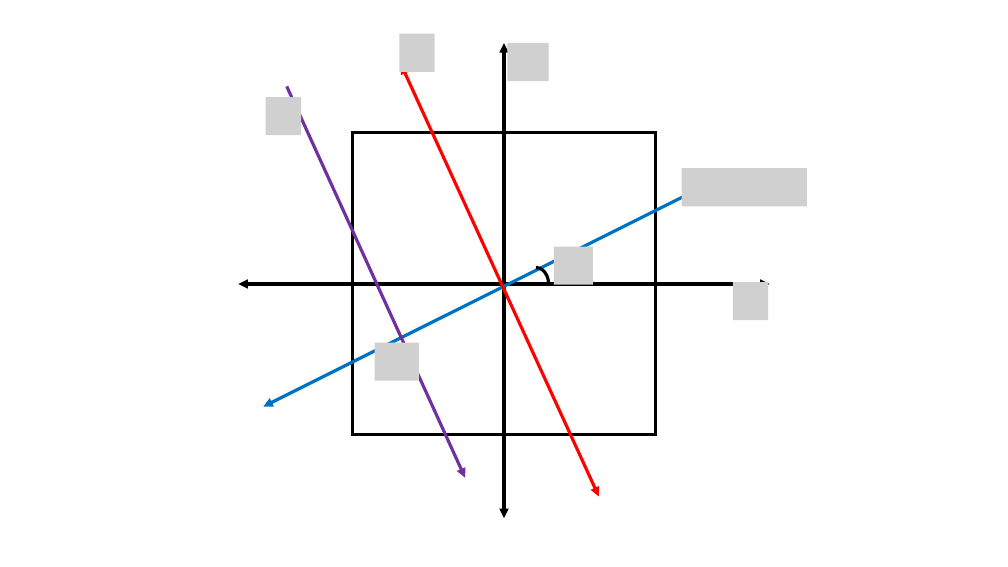
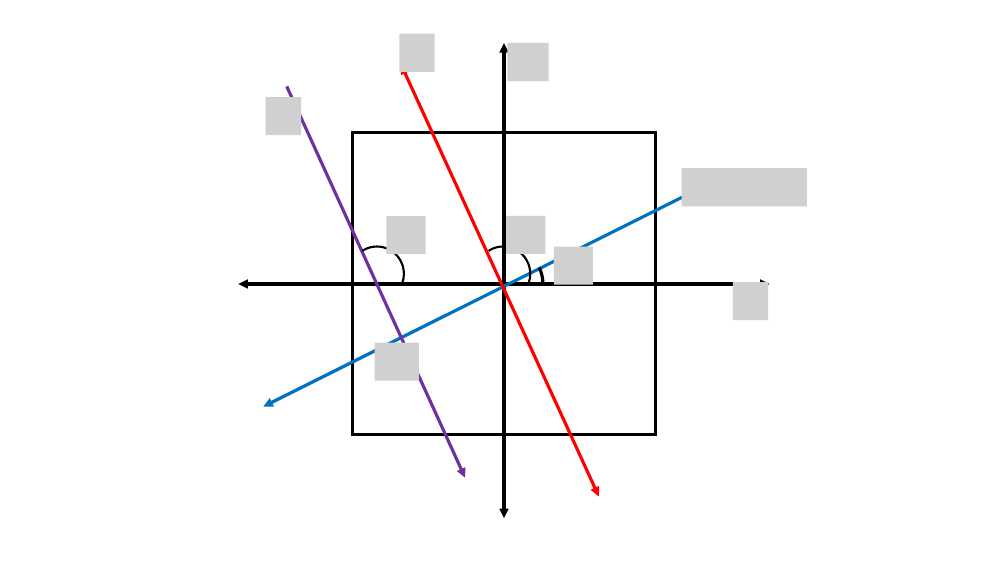
Before and after one commit to miramliu/MuonTomography, a slide deck: slide 5 of Figures.pptx. Drawn at 1008x567 pixels with LibreOffice and Linux fonts; fonts in the diff are those of the drawing; grey boxes stand for pictures. Boxes give left, top, right and bottom in pixels: in the first picture for what was removed or moved away, otherwise in the second. Text is boxed around its words. In the diff, an @@ line names an element or a change of style, - is before the commit and + after.

```diff
--- a/Figures.pptx
+++ b/Figures.pptx
@@ picture added at <box>386,216,426,254</box> @@
@@ picture added at <box>507,216,546,254</box> @@
@@ arc (boxed as its full ellipse) added at <box>350,247,405,301</box>, outline #000000 2 pt @@
@@ arc (boxed as its full ellipse): place and size @@
-arc (boxed as its full ellipse) at <box>523,268,548,301</box>
+arc (boxed as its full ellipse) at <box>465,247,543,320</box>
@@ arc (boxed as its full ellipse) at <box>465,247,543,320</box>: proportions changed @@
@@ arc (boxed as its full ellipse) added at <box>476,247,531,301</box>, outline #000000 2 pt @@
```
Also in this commit, not shown: 36 other files.
